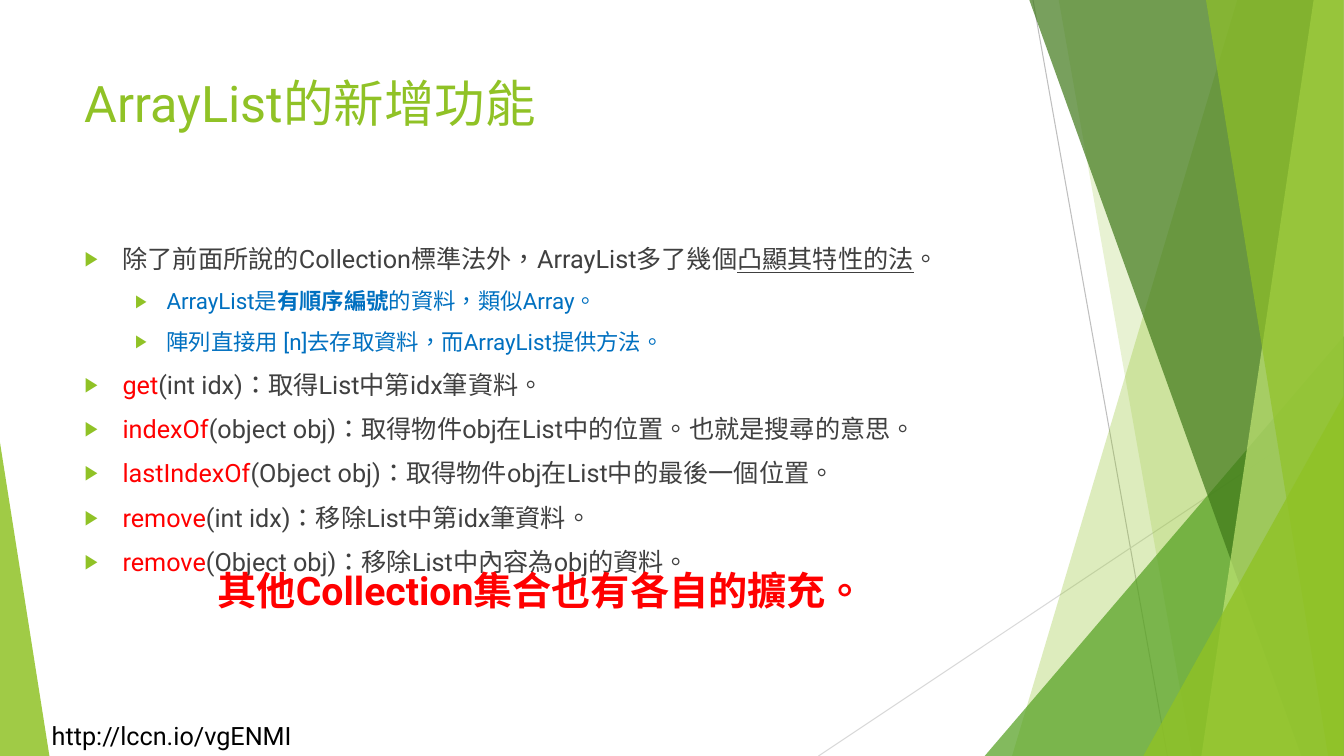
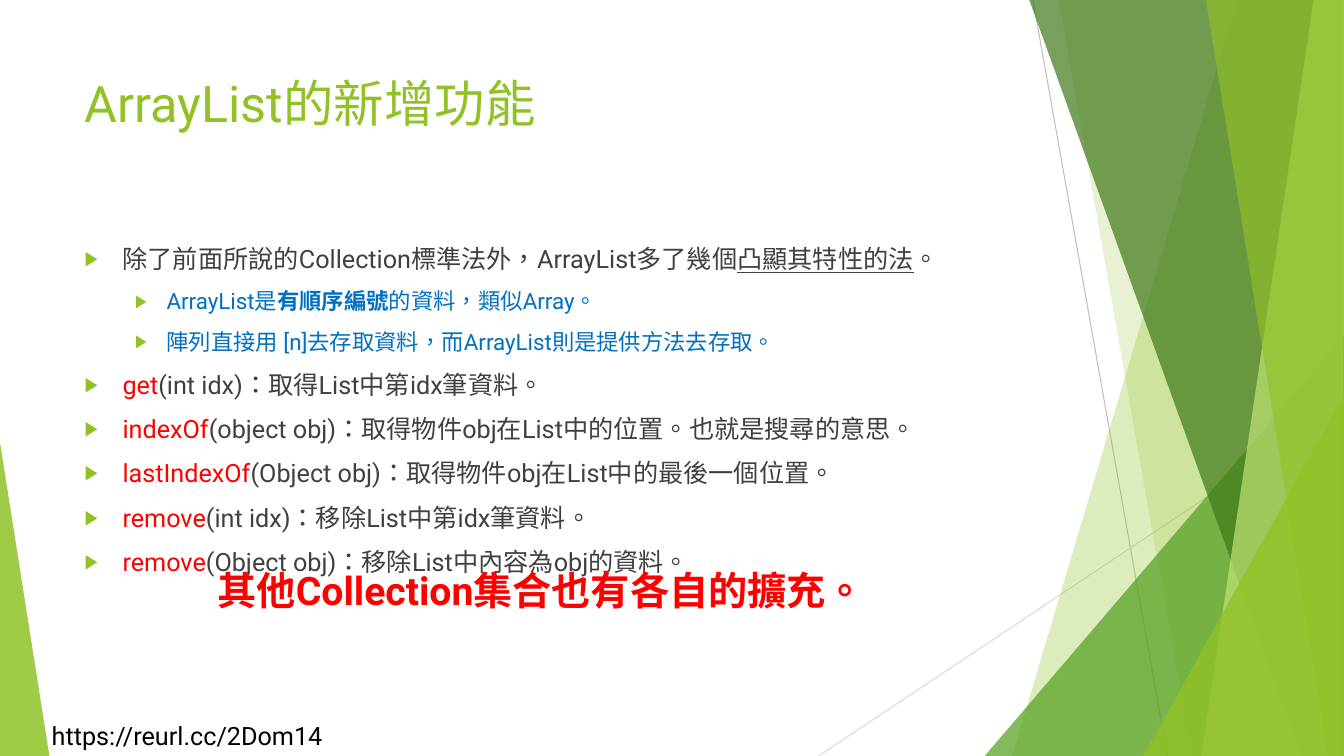
Before and after one commit to liulawsi/My_PPTs, a slide deck: slide 7 of LCC/Java/11_集合與泛型.pptx (slide 6 before the commit). Drawn at 1344x756 pixels with LibreOffice and Linux fonts; fonts in the diff are those of the drawing; background and template pictures are left out. Boxes give left, top, right and bottom in pixels: in the first picture for what was removed or moved away, otherwise in the second. Text is boxed around its words. In the diff, an @@ line names an element or a change of style, - is before the commit and + after.

```diff
--- a/LCC/Java/11_集合與泛型.pptx
+++ b/LCC/Java/11_集合與泛型.pptx
@@ text at [167,331,775,355]: text changed @@
-  ▶ 陣列直接用 [n]去存取資料，而ArrayList提供方法。
+  ▶ 陣列直接用 [n]去存取資料，而ArrayList則是提供方法去存取。
@@ text removed at [52,726,292,751] @@
-http://lccn.io/vgENMI
@@ text added at [52,726,323,750], 18 pt, text #000000 @@
+https://reurl.cc/2Dom14
```
Also in this commit, not shown: 29 other slides changed, 2 slides added, 39 other files.
